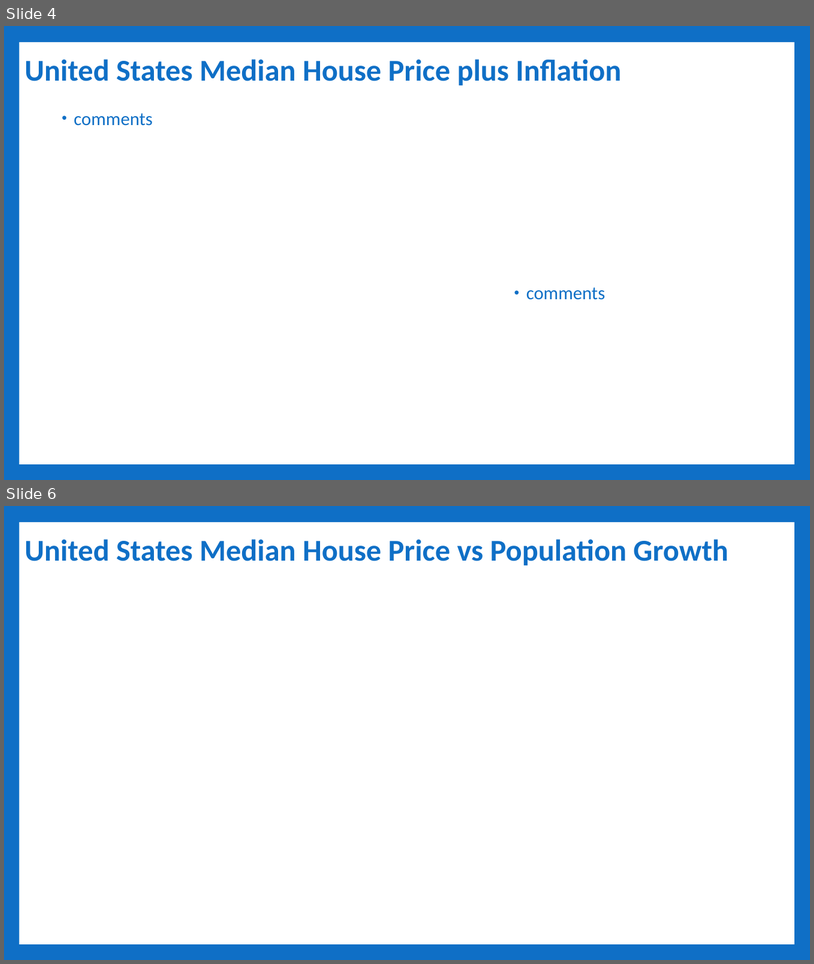
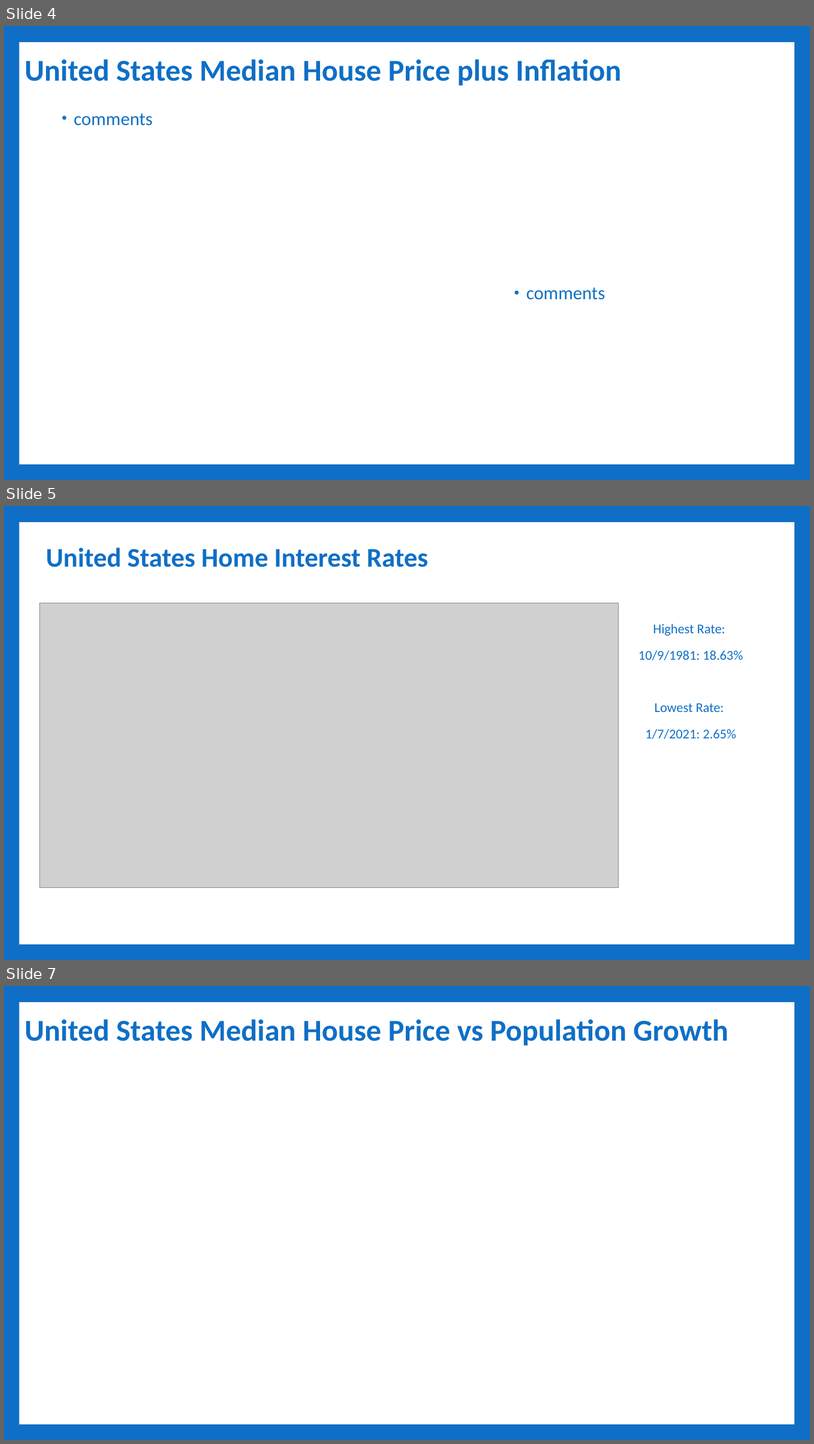
Before and after one commit to Sethdcarter/group8_data_project_1, a slide deck: Presentation/Project-1_Group-8_Presentation-US_Housing_Market.pptx. Shown one above the other, each under a label of ours: slides 4 and 6 before the commit, slides 4, 5 and 7 after it; the slides between them are not shown. The pictures are 814x964 and 814x1444 pixels, drawn with LibreOffice and Linux fonts; fonts in the diff are those of the drawing; grey boxes stand for pictures. Boxes give left, top, right and bottom in pixels: in the first picture for what was removed or moved away, otherwise in the second. Text is boxed around its words. In the diff, an @@ line names an element or a change of style, - is before the commit and + after.

```diff
--- a/Presentation/Project-1_Group-8_Presentation-US_Housing_Market.pptx
+++ b/Presentation/Project-1_Group-8_Presentation-US_Housing_Market.pptx
@@ slide 5 added at (x1=4, y1=506, x2=810, y2=960), background #0F6FC6 @@
@@ rectangle added at (x1=19, y1=522, x2=795, y2=944), fill #FFFFFF @@
@@ title added at (x1=46, y1=547, x2=428, y2=567), 32 pt, text #0F6FC6, bold @@
+United States Home Interest Rates
@@ picture added at (x1=39, y1=603, x2=618, y2=887) @@
@@ text added at (x1=639, y1=624, x2=743, y2=739), 16 pt, text #0F6FC6 @@
+Highest Rate:
+10/9/1981: 18.63%
+Lowest Rate:
+1/7/2021: 2.65%
@@ what was slide 6 is now slide 7 @@
```
Also in this commit, not shown: 1 slide changed, 2 other files.
